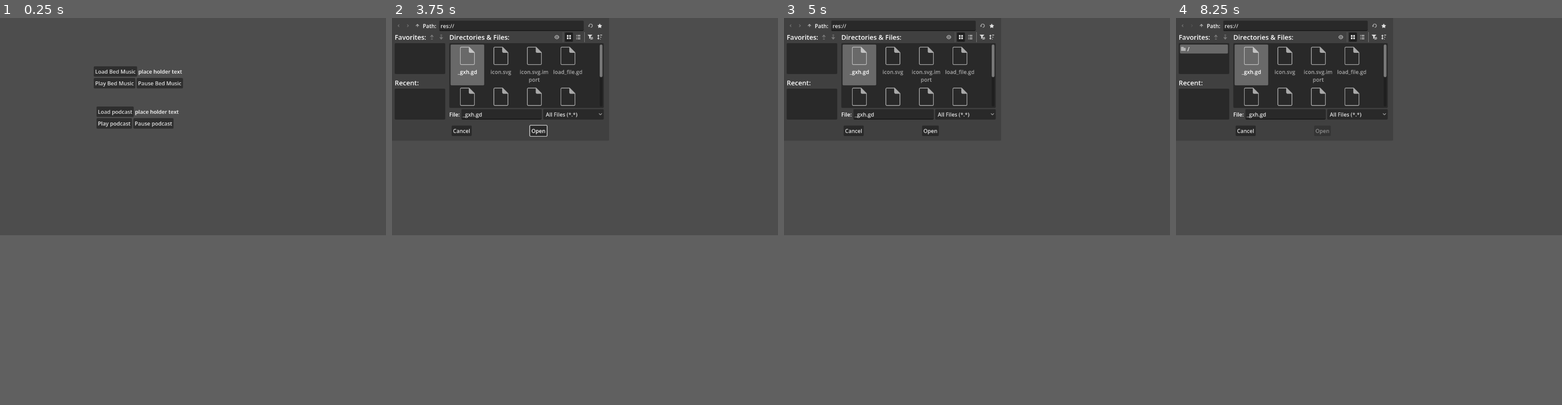
Above: before the commit, frames 1-4 (left to right).
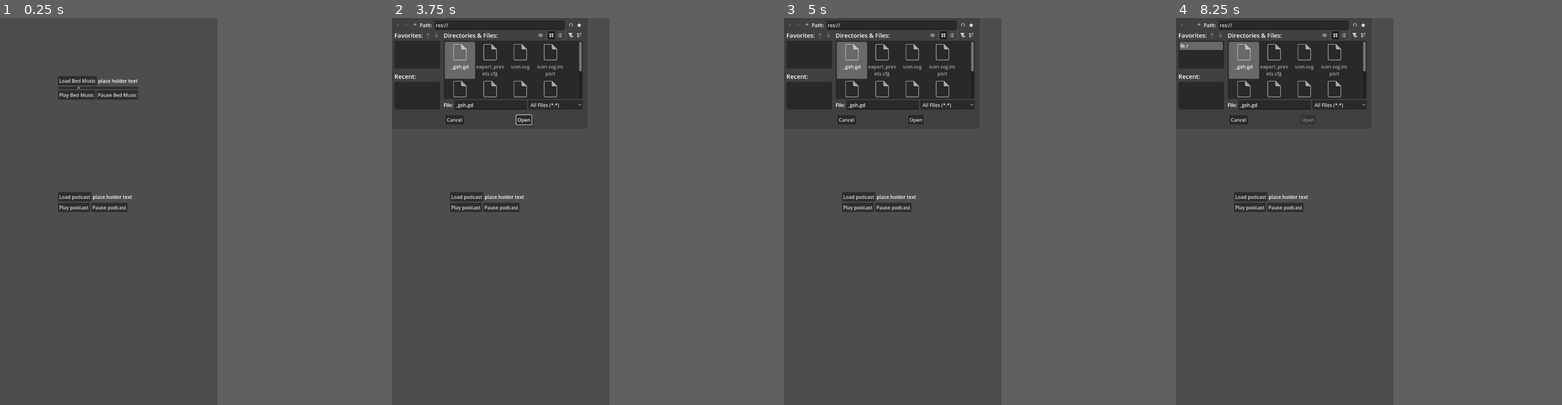
Above: after the commit, the same moments.

Repository: SankVTW/PodcastApp
Game: Godot game, scene res://main_screen.tscn
Two runs of this game, one before a commit and one after it. Both use one fixed random seed, a clock stepped at 60 frames per second and the inputs below.
Inputs (mouse positions are in pixels of both pictures, inside the frame that each line leads up to; where the layout moved, square brackets give the same spot in the first picture):
- Up to frame 1 (0.25 s): no input
- Up to frame 2 (3.75 s): click "Play Bed Music" at 0.5 s; click "Play podcast" at 1.25 s; click "Play podcast" at 2 s; click "Play podcast" at 2.75 s; click "Load Bed Music" at 3.5 s
- Up to frame 3 (5 s): click (811, 21) [799, 25] at 4.25 s
- Up to frame 4 (8.25 s): click (1203, 21) [1191, 25] at 5 s; click (1218, 21) [1203, 25] at 5.75 s; click (1218, 21) [1203, 25] at 6.5 s; click (1492, 21) [1372, 25] at 7.25 s; click (1507, 21) [1384, 25] at 8 s
In our replay, the window is 799x449 before the commit and 450x800 after it. These sizes can differ from the game's own. Grey fills any space a smaller window leaves; there, only what the larger window draws over its background counts as a difference.

The runs differ from the first frame. In frame 1, 2.9% of the frame differs, in the area x 15-48%, y 12-51%; in frame 2, 4.0%; in frame 3, 3.9%; in frame 4, 4.2%, in the area x 0-55%, y 1-51%.

Commit message:
added a volume bar

Diff:
--- a/podcast-app/main_screen.gd
+++ b/podcast-app/main_screen.gd
@@ -2,16 +2,22 @@
 
 var bed_music
 var podcast
+var bed_volume
+var podcast_volume
+
 
 # Called when the node enters the scene tree for the first time.
 func _ready() -> void:
+
 	print(bed_music)
+	print(bed_volume)
 	pass # Replace with function body.
 
 
 # Called every frame. 'delta' is the elapsed time since the previous frame.
 func _process(delta: float) -> void:
-
+	bed_volume = $BedMusicControls/HScrollBar.value
+	print("be music volume", bed_volume)
 	pass
 
 
@@ -45,7 +51,8 @@
 func _on_play_bed_music_pressed() -> void:
 	$BedMusicControls/HBoxContainer/PlayBedMusic/AudioStreamPlayer.stream = bed_music
 	print(bed_music)
-	$BedMusicControls/HBoxContainer/PlayBedMusic/AudioStreamPlayer.volume_db = -5.0
+	$BedMusicControls/HBoxContainer/PlayBedMusic/AudioStreamPlayer.volume_db = bed_volume
+	print(bed_volume)
 	$BedMusicControls/HBoxContainer/PlayBedMusic/AudioStreamPlayer.playing = true
 
 func _on_pause_bed_music_pressed() -> void:
@@ -82,3 +89,8 @@
 		$PodcastControls/HBoxContainer/AudioStreamPlayer.stream_paused = true
 	elif $PodcastControls/HBoxContainer/AudioStreamPlayer.playing == false:
 		$PodcastControls/HBoxContainer/AudioStreamPlayer.stream_paused = false
+
+
+func _on_h_scroll_bar_value_changed(value: float) -> void:
+	bed_volume = $BedMusicControls/HScrollBar.value
+	pass # Replace with function body.
--- a/podcast-app/main_screen.tscn
+++ b/podcast-app/main_screen.tscn
@@ -10,10 +10,10 @@
 script = ExtResource("1_tjn2e")
 
 [node name="BedMusicControls" type="VBoxContainer" parent="." unique_id=1611353839]
-offset_left = 280.0
-offset_top = 144.0
-offset_right = 546.0
-offset_bottom = 210.0
+offset_left = 192.0
+offset_top = 192.0
+offset_right = 458.0
+offset_bottom = 270.0
 
 [node name="HBoxContainer2" type="HBoxContainer" parent="BedMusicControls" unique_id=577472576]
 layout_mode = 2
@@ -31,6 +31,13 @@
 layout_mode = 2
 text = "place holder text"
 
+[node name="HScrollBar" type="HScrollBar" parent="BedMusicControls" unique_id=2033162066]
+layout_mode = 2
+min_value = -10.0
+max_value = 10.0
+step = 0.5
+value = -5.0
+
 [node name="HBoxContainer" type="HBoxContainer" parent="BedMusicControls" unique_id=1931582507]
 layout_mode = 2
 
@@ -46,10 +53,10 @@
 text = "Pause Bed Music"
 
 [node name="PodcastControls" type="VBoxContainer" parent="." unique_id=1856033750]
-offset_left = 288.0
-offset_top = 264.0
-offset_right = 554.0
-offset_bottom = 330.0
+offset_left = 192.0
+offset_top = 576.0
+offset_right = 458.0
+offset_bottom = 642.0
 
 [node name="HBoxContainer2" type="HBoxContainer" parent="PodcastControls" unique_id=620334661]
 layout_mode = 2
@@ -85,6 +92,7 @@
 
 [connection signal="file_selected" from="BedMusicControls/HBoxContainer2/FileDialog" to="." method="_on_file_dialog_file_selected"]
 [connection signal="pressed" from="BedMusicControls/HBoxContainer2/LoadBedMusic" to="." method="_on_load_bed_music_pressed"]
+[connection signal="value_changed" from="BedMusicControls/HScrollBar" to="." method="_on_h_scroll_bar_value_changed"]
 [connection signal="pressed" from="BedMusicControls/HBoxContainer/PlayBedMusic" to="." method="_on_play_bed_music_pressed"]
 [connection signal="pressed" from="BedMusicControls/HBoxContainer/PauseBedMusic" to="." method="_on_pause_bed_music_pressed"]
 [connection signal="file_selected" from="PodcastControls/HBoxContainer2/PodcastFileDialog" to="." method="_on_podcast_file_dialog_file_selected"]
--- a/podcast-app/project.godot
+++ b/podcast-app/project.godot
@@ -15,6 +15,11 @@
 config/features=PackedStringArray("4.7", "Forward Plus")
 config/icon="res://icon.svg"
 
+[display]
+
+window/size/viewport_width=720
+window/size/viewport_height=1280
+
 [physics]
 
 3d/physics_engine="Jolt Physics"
@@ -22,3 +27,4 @@
 [rendering]
 
 rendering_device/driver.windows="d3d12"
+textures/vram_compression/import_etc2_astc=true
Not shown, added: podcast-app/export_presets.cfg
